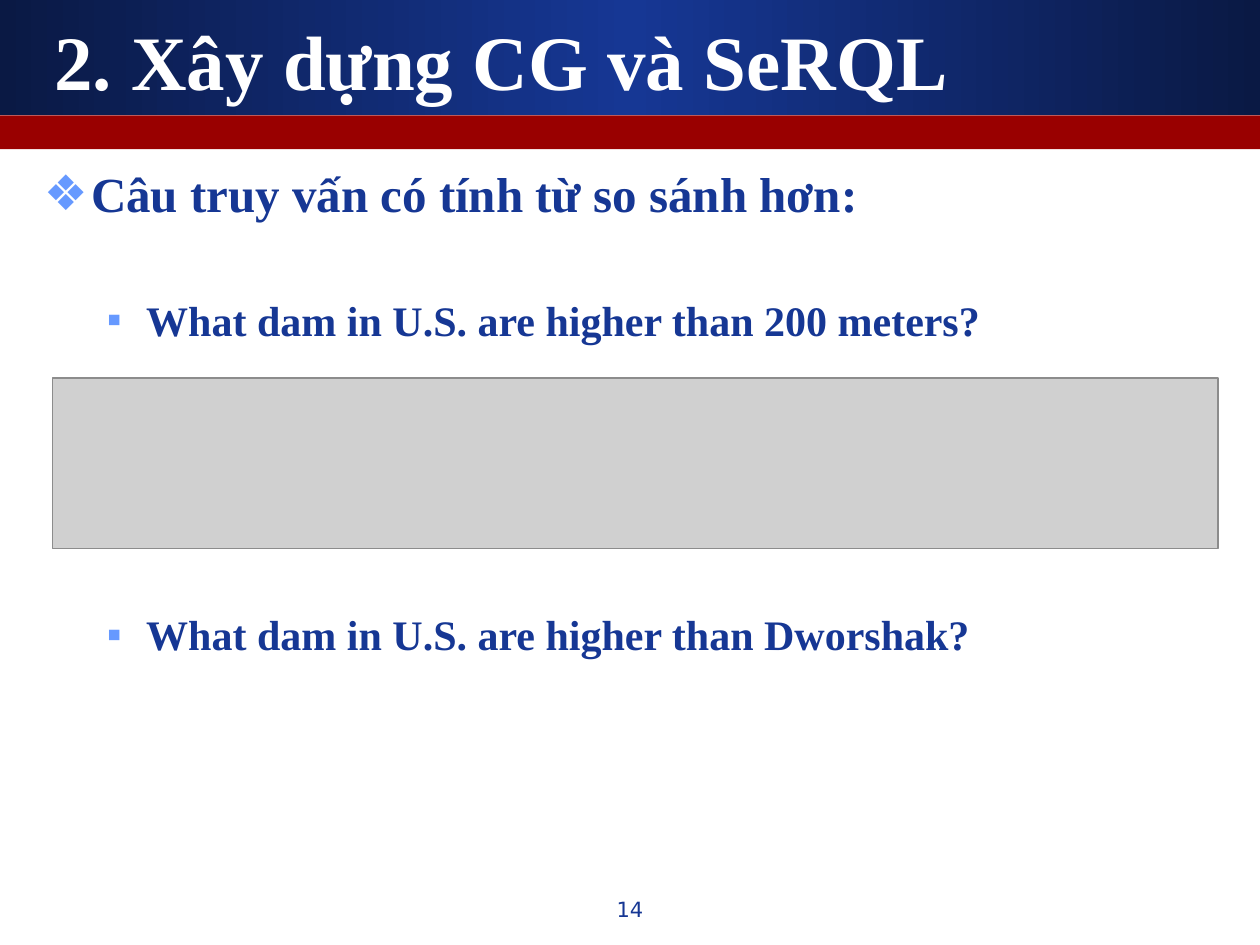
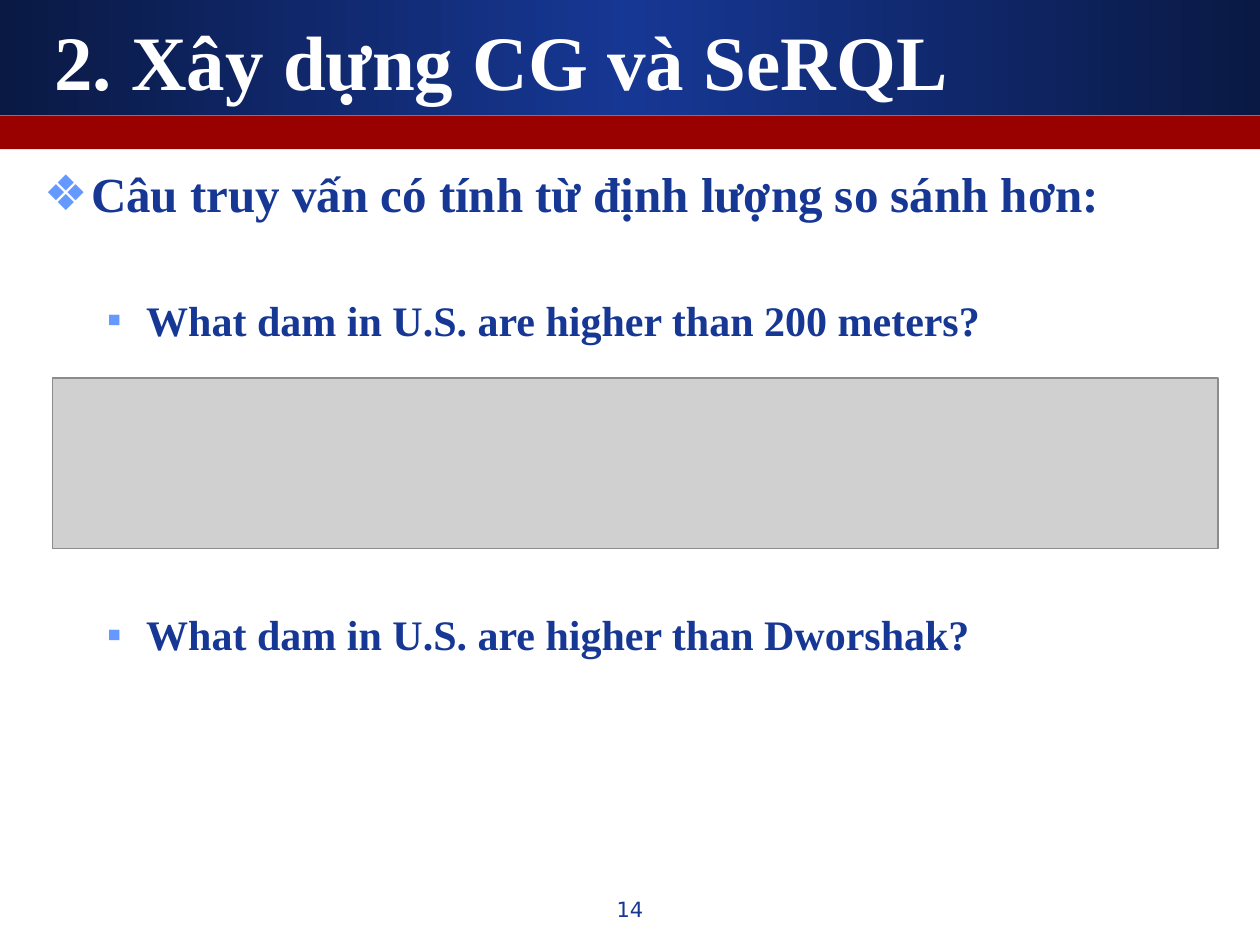
Before and after one commit to leaderwing/kt-kimres, a slide deck: slide 14 of note/[Thesis] Presentation.ppt. Drawn at 1260x945 pixels with LibreOffice and Linux fonts; fonts in the diff are those of the drawing; grey boxes stand for pictures. Boxes give left, top, right and bottom in pixels: in the first picture for what was removed or moved away, otherwise in the second. Text is boxed around its words. In the diff, an @@ line names an element or a change of style, - is before the commit and + after.

```diff
--- a/note/[Thesis] Presentation.ppt
+++ b/note/[Thesis] Presentation.ppt
@@ text at bbox=[91, 176, 1099, 222]: text changed @@
-❖ Câu truy vấn có tính từ so sánh hơn:
+❖ Câu truy vấn có tính từ định lượng so sánh hơn:
```
Also in this commit, not shown: 3 other slides changed, 1 slide added, 1 slide removed.
